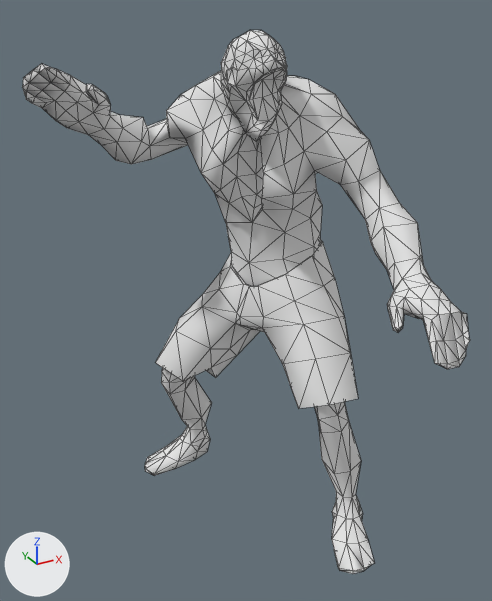
A saved change to the OBJ model assets/models/monster_02/attack/monster02_attack_001.obj.
Camera for both pictures: a camera (50 mm lens) standing at (-121.0, -200.0, 187.0) and looking at (-22.0, -20.0, 97.0). Arrows for +X, +Y and +Z are at lower left; the lights stay in place. Mesh edges are drawn as thin lines. Where no turn or scale is listed for an object, it has been applied to the vertices.

Names of what the first picture shows: 'monster02_attack_001'.
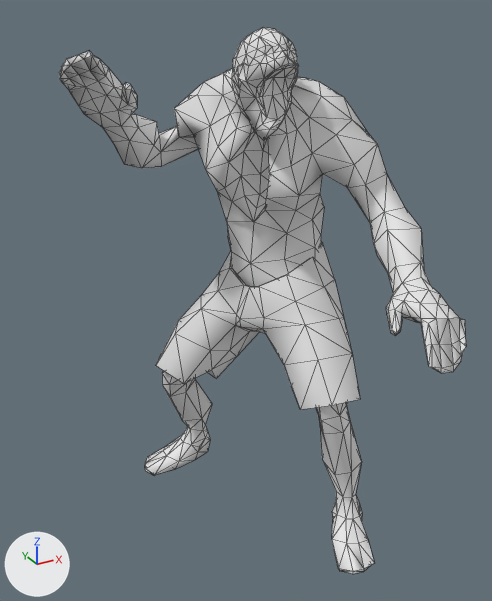
The change in detail:
me_monster02_attack_001 is used by ob_monster02_attack_001; location (0.0, 0.0, 0.0).
me_monster02_attack_001 had 634 vertices, 1214 faces and spanned x -79.0..27.0, y -87.0..42.0, z -1.0..180.0.
me_monster02_attack_001 now has 634 vertices, 1214 faces and spans x -69.0..28.0, y -86.0..42.0, z -1.0..181.0.
me_monster02_attack_001 part 1: the loose piece of 87 vertices spanning x -42.0..22.0, y -48.0..24.0, z 52.0..110.0 is moved by (0.0, -1.0, 0.0).
me_monster02_attack_001 part 2: 411 of 634 vertices moved; they spanned x -79.0..27.0, y -87.0..41.0, z 91.0..180.0 and now span x -69.0..28.0, y -86.0..37.0, z 91.0..181.0; mean shift (3.0, -2.0, 0.0); largest move (-74.0, 5.0, 171.0) -> (-62.0, -3.0, 175.0).
me_monster02_attack_001 part 3: all 17 vertices in x -39.0..-23.0, y 8.0..21.0, z 49.0..67.0 are moved by (0.0, -1.0, 0.0).

What differs and where, as boxes [x1, y1, x2, y2] in the pictures (492 x 601 px; the box of a moved part takes in the faces that stretch with it):
'monster02_attack_001', reshaped (9% narrower): before [22, 30, 470, 574]; after [59, 27, 466, 574]
part 1 of me_monster02_attack_001, moved or reshaped: before [156, 239, 358, 408]; after [156, 242, 360, 410]
part 2 of me_monster02_attack_001, moved or reshaped: before [22, 30, 470, 369]; after [59, 27, 466, 373]
part 3 of me_monster02_attack_001, moved or reshaped: before [161, 368, 212, 419]; after [162, 371, 212, 421]
